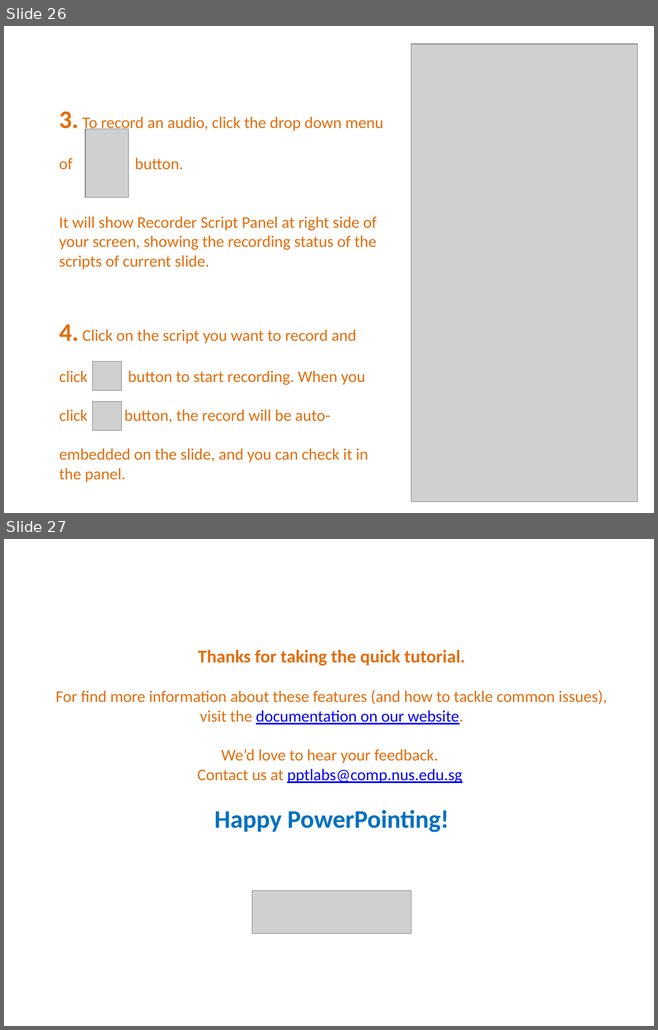
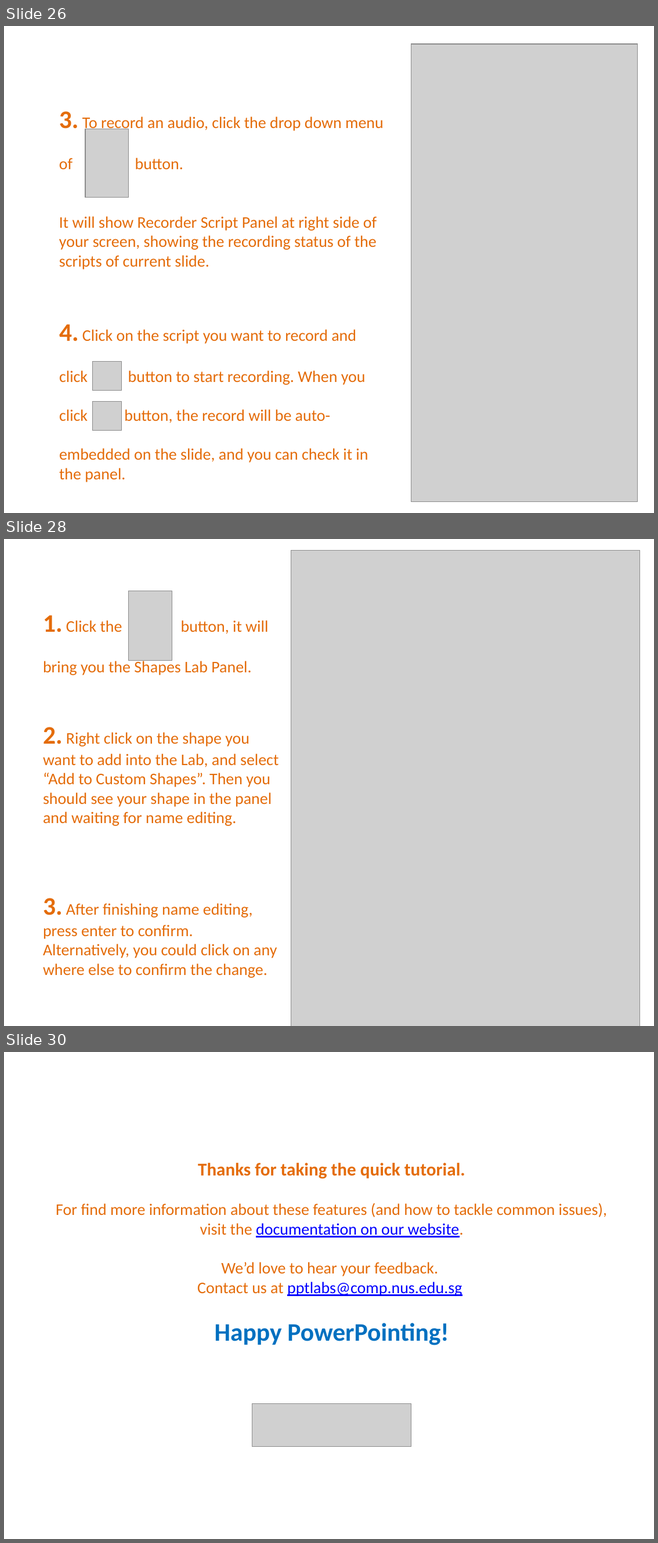
Before and after one commit to PowerPointLabs/PowerPointLabs, a slide deck: PowerPointLabs/PowerPointLabs/PowerPointLabs Quick Tutorial.pptx. Shown one above the other, each under a label of ours: slides 26 and 27 before the commit, slides 26, 28 and 30 after it; the slides between them are not shown. The pictures are 658x1030 and 658x1543 pixels, drawn with LibreOffice and Linux fonts; fonts in the diff are those of the drawing; grey boxes stand for pictures. Boxes give left, top, right and bottom in pixels: in the first picture for what was removed or moved away, otherwise in the second. Text is boxed around its words. In the diff, an @@ line names an element or a change of style, - is before the commit and + after.

```diff
--- a/PowerPointLabs/PowerPointLabs/PowerPointLabs Quick Tutorial.pptx
+++ b/PowerPointLabs/PowerPointLabs/PowerPointLabs Quick Tutorial.pptx
@@ slide 28 added at box(4, 539, 654, 1026), background #FFFFFF @@
@@ picture added at box(291, 550, 640, 1026) @@
@@ picture added at box(129, 591, 172, 660) @@
@@ text added at box(43, 615, 268, 675), 18 pt, text #E46C0A @@
+1. Click the button, it will
+bring you the Shapes Lab Panel.
@@ text added at box(43, 727, 278, 826), 18 pt, text #E46C0A @@
+2. Right click on the shape you want to add into the Lab, and select “Add to Custom Shapes”. Then you should see your shape in the panel and waiting for name editing.
@@ text added at box(43, 898, 277, 978), 18 pt, text #E46C0A @@
+3. After finishing name editing, press enter to confirm. Alternatively, you could click on any where else to confirm the change.
@@ what was slide 27 is now slide 30 @@
```
Also in this commit, not shown: 2 other slides added, 2 other files.
